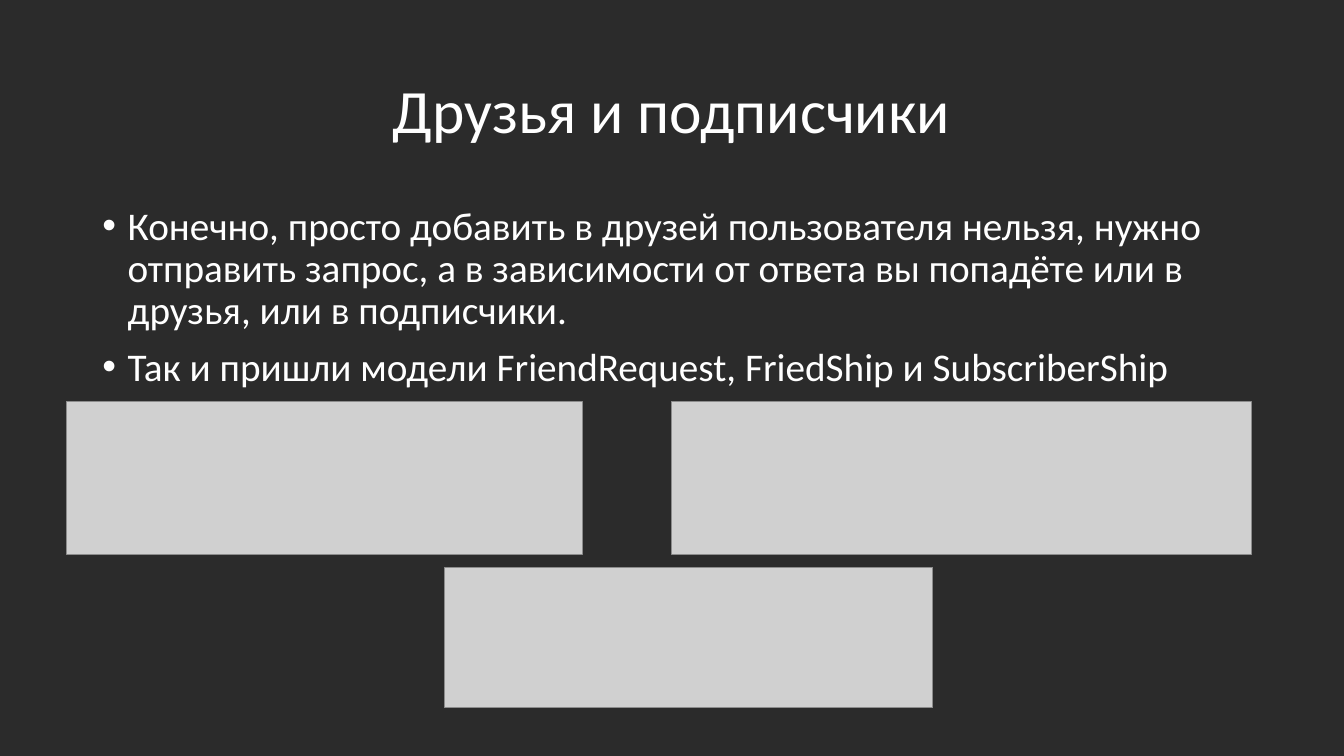
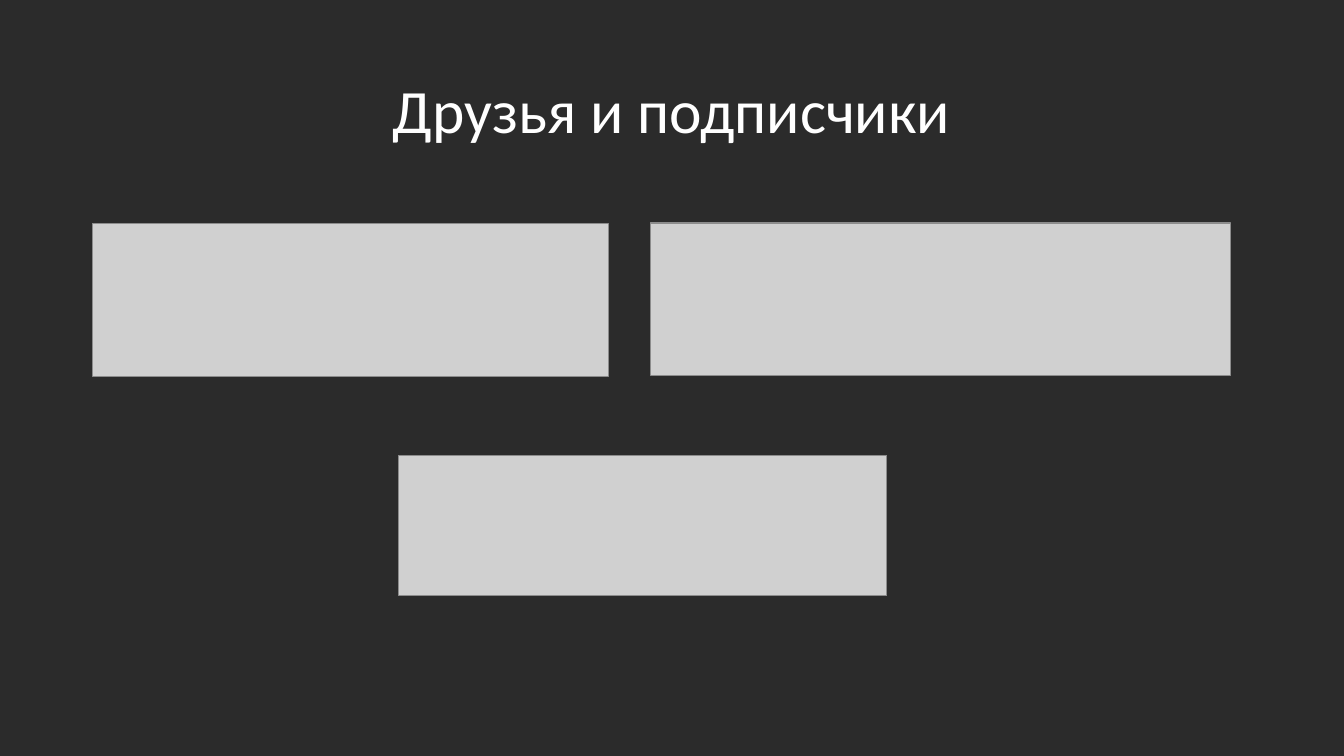
Before and after one commit to Bloodmain/WEBProjectYL, a slide deck: slide 7 of D_amp_K.pptx. Drawn at 1344x756 pixels with LibreOffice and Linux fonts; fonts in the diff are those of the drawing; grey boxes stand for pictures; background and template pictures are left out; a plain dark background stands for a picture behind light text. Boxes give left, top, right and bottom in pixels: in the first picture for what was removed or moved away, otherwise in the second. Text is boxed around its words. In the diff, an @@ line names an element or a change of style, - is before the commit and + after.

```diff
--- a/D_amp_K.pptx
+++ b/D_amp_K.pptx
@@ picture: place and size @@
-picture at (67, 402, 583, 555)
+picture at (93, 224, 609, 376)
@@ text removed at (128, 213, 1201, 388) @@
-• Конечно, просто добавить в друзей пользователя нельзя, нужно отправить запрос, а в зависимости от ответа вы попадёте или в друзья, или в подписчики.
-• Так и пришли модели FriendRequest, FriedShip и SubscriberShip
@@ picture: place and size @@
-picture at (673, 402, 1252, 555)
+picture at (651, 223, 1231, 375)
@@ picture: place and size @@
-picture at (445, 568, 933, 708)
+picture at (399, 456, 887, 596)
```
Also in this commit, not shown: 3 other slides changed, 5 slides added, 5 slides removed, 1 other file.
